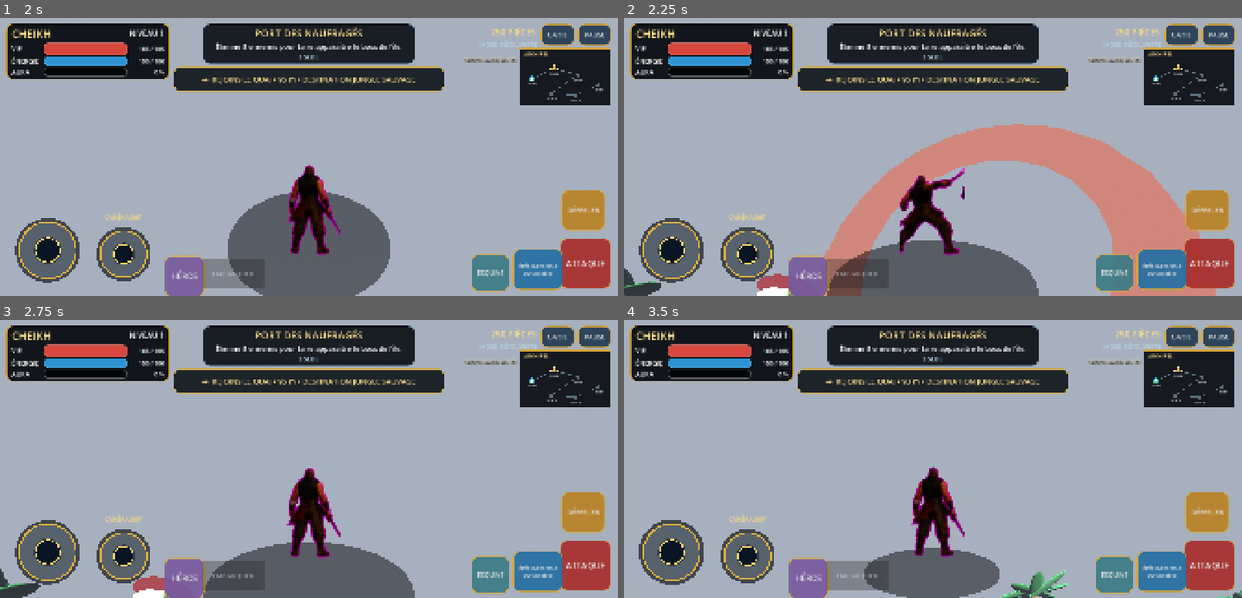
Above: before the commit, frames 1-4 (two rows, left to right).
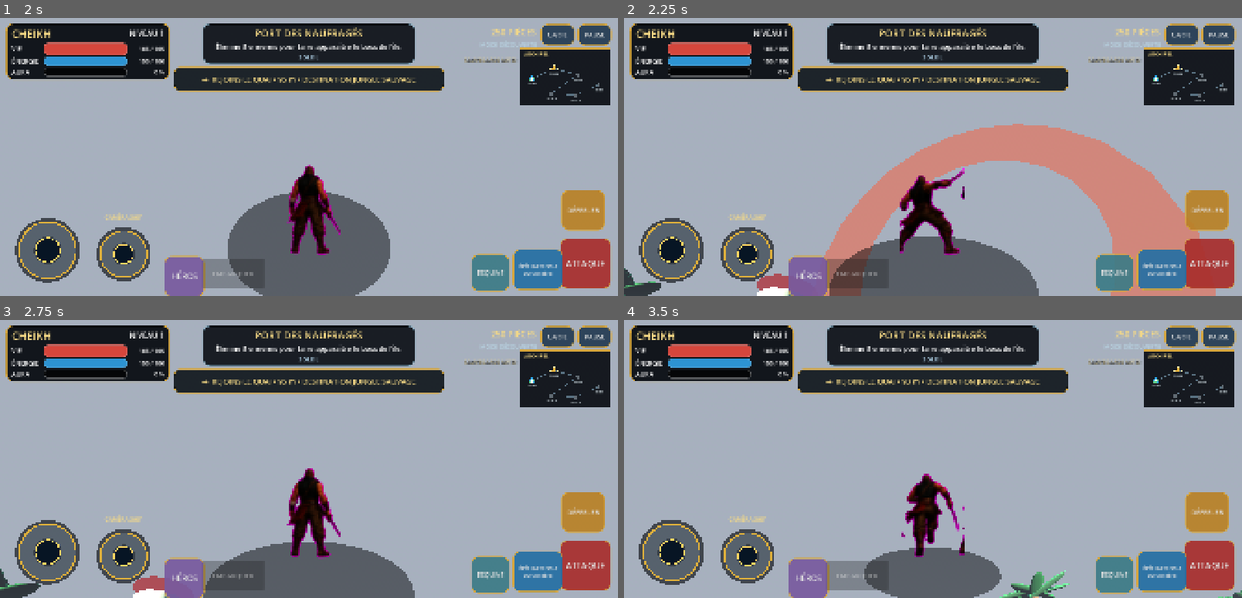
Above: after the commit, the same moments.

Repository: Chasmet/Chk-pirate-warrior-
Game: Godot game, scene res://scenes/main.tscn
Same seed, same stepped clock (60 frames per second), same inputs: the game is played once before the commit and once after it.
Inputs (mouse positions are in pixels of both pictures, inside the frame that each line leads up to):
- Up to frame 1 (2 s): click (123, 84) at 0.52 s; click "COMMENCER" at 1.25 s
- Up to frame 2 (2.25 s): drag from (1038, 193) to (994, 95) at 2.02 s
- Up to frame 3 (2.75 s): no input
- Up to frame 4 (3.5 s): drag from (673, 553) to (902, 514) at 2.77 s

Frame 1 is identical in both runs. In frame 2, 0.3% of the frame differs, in the area x 32-65%, y 78-100%; in frame 3, less than 0.1%; in frame 4, 1.6%, in the area x 39-62%, y 52-100%.

Commit message:
feat(animation): fluidifier les mouvements et les réactions des héros

Diff:
--- a/godot/scripts/hero_animator.gd
+++ b/godot/scripts/hero_animator.gd
@@ -13,11 +13,18 @@
 var tracked_visual_id := 0
 var displayed_frame := -1
 var camera_rest_position := Vector3.ZERO
+var smoothed_movement := 0.0
+var smoothed_turn := 0.0
+var previous_controller_yaw := 0.0
+var landing_recovery := 0.0
+var was_on_floor := true
 
 func bind(player: PlayerController) -> void:
 	controller = player
 	previous_health = player.health
 	previous_aura_time = player.aura_time
+	previous_controller_yaw = player.rotation.y
+	was_on_floor = player.is_on_floor()
 	if is_instance_valid(player.camera):
 		camera_rest_position = player.camera.position
 	set_process(true)
@@ -31,45 +38,64 @@
 		displayed_frame = -1
 		attack_pose_time = 0.0
 		power_pose_time = 0.0
+		smoothed_movement = 0.0
+		smoothed_turn = 0.0
+		previous_controller_yaw = controller.rotation.y
 
+	animation_time += delta
 	if controller.boat_mode:
-		animation_time += delta
-		visual.scale = Vector3.ONE
-		var pilot_sprite := visual.get_node_or_null("RigVisuel/CharacterArt") as Sprite3D
-		if pilot_sprite != null:
-			pilot_sprite.position.y = float(HeroFactory.HEROES[controller.hero_id]["sprite_y"]) + sin(animation_time * 2.6) * 0.008
+		_update_boat_pose(visual, delta)
 		_update_camera_feedback()
 		return
 
-	animation_time += delta
+	_detect_actions()
+	_update_timers(delta)
+	_update_land_pose(visual, delta)
+	_update_camera_feedback()
+
+func _detect_actions() -> void:
 	if controller.attack_cooldown > previous_attack_cooldown + 0.06:
 		attack_pose_time = 0.34 if controller.hero_id == "yvane" else 0.42
 		shake_strength = maxf(shake_strength, 0.13 if controller.hero_id == "yvane" else 0.20)
 	if controller.skill_cooldown > previous_skill_cooldown + 0.12:
-		power_pose_time = 0.78
+		power_pose_time = 0.82
 		shake_strength = maxf(shake_strength, 0.42)
 	if controller.health < previous_health - 0.1:
 		shake_strength = maxf(shake_strength, 0.55)
 	if controller.aura_time > previous_aura_time + 1.0:
-		power_pose_time = 1.05
+		power_pose_time = 1.08
 		shake_strength = maxf(shake_strength, 0.74)
-
+	if controller.is_on_floor() and not was_on_floor:
+		landing_recovery = 0.18
+		shake_strength = maxf(shake_strength, 0.12)
+	was_on_floor = controller.is_on_floor()
 	previous_attack_cooldown = controller.attack_cooldown
 	previous_skill_cooldown = controller.skill_cooldown
 	previous_health = controller.health
 	previous_aura_time = controller.aura_time
+
+func _update_timers(delta: float) -> void:
 	attack_pose_time = maxf(0.0, attack_pose_time - delta)
 	power_pose_time = maxf(0.0, power_pose_time - delta)
-	shake_strength = move_toward(shake_strength, 0.0, delta * 3.4)
+	landing_recovery = maxf(0.0, landing_recovery - delta)
+	shake_strength = move_toward(shake_strength, 0.0, delta * 3.7)
 
+func _update_land_pose(visual: CharacterBody3D, delta: float) -> void:
 	var horizontal_speed := Vector2(controller.velocity.x, controller.velocity.z).length()
-	var movement := clampf(horizontal_speed / maxf(controller._movement_speed(), 0.1), 0.0, 1.0)
+	var movement_target := clampf(horizontal_speed / maxf(controller._movement_speed(), 0.1), 0.0, 1.15)
+	smoothed_movement = lerpf(smoothed_movement, movement_target, 1.0 - exp(-10.0 * delta))
+
+	var yaw_delta := wrapf(controller.rotation.y - previous_controller_yaw, -PI, PI)
+	previous_controller_yaw = controller.rotation.y
+	var turn_target := clampf(yaw_delta / maxf(delta, 0.001) / 8.0, -1.0, 1.0)
+	smoothed_turn = lerpf(smoothed_turn, turn_target, 1.0 - exp(-11.0 * delta))
+
 	var frame := 0
 	if power_pose_time > 0.0 or controller.aura_time > 0.0:
 		frame = 3
 	elif attack_pose_time > 0.0:
 		frame = 2
-	elif movement > 0.12:
+	elif smoothed_movement > 0.12:
 		frame = 1
 
 	var sprite := visual.get_node_or_null("RigVisuel/CharacterArt") as Sprite3D
@@ -78,19 +104,39 @@
 		if frame != displayed_frame:
 			displayed_frame = frame
 			controller.emit_hero_pose(frame)
-		var breathing := sin(animation_time * 3.2) * 0.010
-		var running_bob := absf(sin(animation_time * 12.0)) * 0.045 * movement
-		sprite.position.y = float(HeroFactory.HEROES[controller.hero_id]["sprite_y"]) + breathing + running_bob
-		sprite.modulate = Color.WHITE.lerp(Color(HeroFactory.HEROES[controller.hero_id]["aura"]), 0.08 if controller.aura_time > 0.0 else 0.0)
+		var cadence := lerpf(7.4, 12.8, clampf(smoothed_movement, 0.0, 1.0))
+		var stride := sin(animation_time * cadence)
+		var breathing := sin(animation_time * 2.7) * 0.009 * (1.0 - clampf(smoothed_movement, 0.0, 1.0))
+		var running_bob := absf(stride) * 0.052 * clampf(smoothed_movement, 0.0, 1.0)
+		var landing_drop := sin(clampf(landing_recovery / 0.18, 0.0, 1.0) * PI) * -0.045
+		sprite.position.y = float(HeroFactory.HEROES[controller.hero_id]["sprite_y"]) + breathing + running_bob + landing_drop
+		sprite.position.x = lerpf(sprite.position.x, -smoothed_turn * 0.035, 1.0 - exp(-12.0 * delta))
+		sprite.modulate = Color.WHITE.lerp(Color(HeroFactory.HEROES[controller.hero_id]["aura"]), 0.10 if controller.aura_time > 0.0 else 0.0)
 
-	var stride := sin(animation_time * 12.0)
-	visual.position = Vector3(0.0, 0.0, 0.0)
-	visual.rotation = Vector3(0.0, 0.0, stride * movement * 0.018)
-	var pulse := 1.0
+	var run_wave := sin(animation_time * lerpf(7.2, 12.6, clampf(smoothed_movement, 0.0, 1.0)))
+	var forward_lean := -0.045 * clampf(smoothed_movement, 0.0, 1.0)
+	if attack_pose_time > 0.0:
+		forward_lean -= 0.055
 	if power_pose_time > 0.0:
-		pulse += sin(animation_time * 18.0) * 0.025
-	visual.scale = Vector3.ONE * pulse
-	_update_camera_feedback()
+		forward_lean += sin(animation_time * 16.0) * 0.012
+	visual.position = Vector3(0.0, -absf(run_wave) * 0.018 * smoothed_movement, 0.0)
+	visual.rotation.x = lerpf(visual.rotation.x, forward_lean, 1.0 - exp(-9.0 * delta))
+	visual.rotation.z = lerpf(visual.rotation.z, -smoothed_turn * 0.065 + run_wave * smoothed_movement * 0.012, 1.0 - exp(-10.0 * delta))
+	var squash := 1.0 - absf(run_wave) * 0.012 * clampf(smoothed_movement, 0.0, 1.0)
+	var pulse := 1.0 + (sin(animation_time * 18.0) * 0.025 if power_pose_time > 0.0 else 0.0)
+	visual.scale = Vector3(pulse / maxf(squash, 0.94), pulse * squash, pulse)
+
+func _update_boat_pose(visual: CharacterBody3D, delta: float) -> void:
+	var speed_ratio := clampf(absf(controller.boat_speed) / PlayerController.BOAT_MAX_SPEED, 0.0, 1.0)
+	var turn_ratio := clampf(controller.boat_turn_rate / 1.8, -1.0, 1.0)
+	var sea_roll := sin(animation_time * (1.6 + speed_ratio * 1.2)) * (0.010 + controller.sea_state * 0.018)
+	visual.position = Vector3(0.0, sin(animation_time * 2.6) * 0.008, 0.0)
+	visual.rotation.x = lerpf(visual.rotation.x, -speed_ratio * 0.035, 1.0 - exp(-6.0 * delta))
+	visual.rotation.z = lerpf(visual.rotation.z, -turn_ratio * 0.075 + sea_roll, 1.0 - exp(-6.0 * delta))
+	visual.scale = visual.scale.lerp(Vector3.ONE, 1.0 - exp(-8.0 * delta))
+	var pilot_sprite := visual.get_node_or_null("RigVisuel/CharacterArt") as Sprite3D
+	if pilot_sprite != null:
+		pilot_sprite.position.y = float(HeroFactory.HEROES[controller.hero_id]["sprite_y"]) + sin(animation_time * 2.6) * 0.008
 
 func _update_camera_feedback() -> void:
 	if not is_instance_valid(controller.camera):
